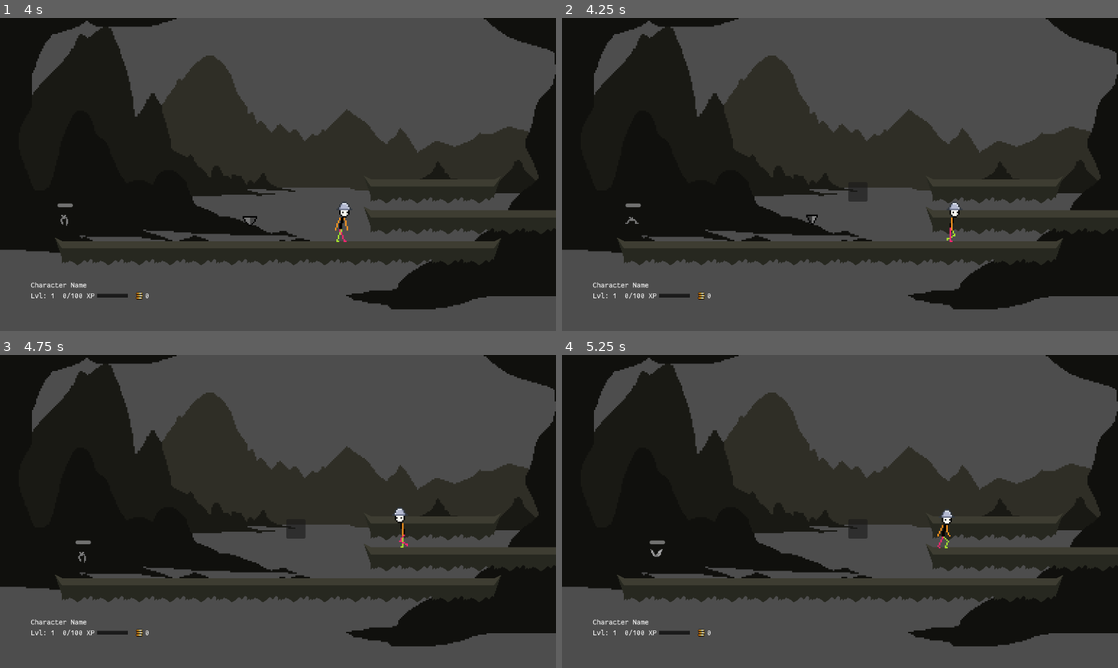
Above: before the commit, frames 1-4 (two rows, left to right).
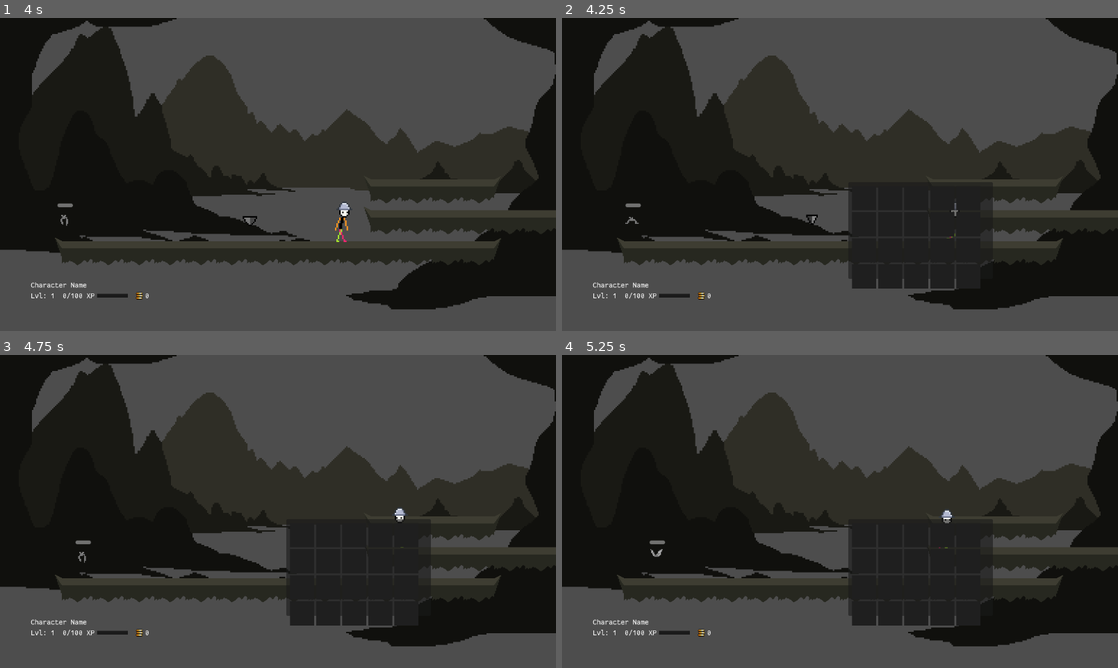
Above: after the commit, the same moments.

Repository: astrimbu/game-test
Game: Godot game, scene res://scenes/World.tscn
Same seed, same stepped clock (60 frames per second), same inputs: the game is played once before the commit and once after it.
Inputs (mouse positions are in pixels of both pictures, inside the frame that each line leads up to):
- Up to frame 1 (4 s): move the mouse to (400, 158) at 0.52 s; hold Space (shoot) 0.53-1.28 s; hold Right (ui_right) 0.53-2.03 s; click (400, 158) at 0.67 s; tap Up (ui_up) at 0.77, 1.52, 3.02, 3.77 s; move the mouse to (166, 190) at 1.27 s; tap Space (shoot) at 1.35, 2.85 s; move the mouse to (333, 105) at 2.02 s; hold Left (ui_left) 2.03-2.78 s; hold Space (shoot) 2.03-2.78 s; move the mouse to (250, 237) at 2.77 s; hold Right (ui_right) from 2.78 s (still down); click (250, 237) at 2.92 s; move the mouse to (444, 221) at 3.52 s; hold Space (shoot) from 3.53 s (still down)
- Up to frame 2 (4.25 s): keep holding Right (ui_right); keep holding Space (shoot); tap I (toggle_inventory) at 4.15 s
- Up to frame 3 (4.75 s): move the mouse to (289, 517) at 4.27 s; release Right (ui_right) at 4.28 s; release Space (shoot) at 4.28 s; hold Left (ui_left) from 4.28 s (still down); tap Space (shoot) at 4.35 s; click (289, 517) at 4.42 s; tap Up (ui_up) at 4.52 s
- Up to frame 4 (5.25 s): tap F12 (debug_reset, bound only after the commit) at 4.9 s; move the mouse to (851, 517) at 5.02 s; release Left (ui_left) at 5.03 s; hold Right (ui_right) from 5.03 s (still down); hold Space (shoot) from 5.03 s (still down); click (851, 517) at 5.17 s

Frame 1 is identical in both runs. In frame 2, 5.5% of the frame differs, in the area x 51-78%, y 53-87%; in frame 3, 5.5%; in frame 4, 5.6%, in the area x 51-78%, y 52-87%.

Commit message:
Add game state reset (F12), implement inventory

Diff:
--- a/project.godot
+++ b/project.godot
@@ -91,6 +91,11 @@
 "events": [Object(InputEventKey,"resource_local_to_scene":false,"resource_name":"","device":-1,"window_id":0,"alt_press …(192 unchanged characters)…
 ]
 }
+debug_reset={
+"deadzone": 0.5,
+"events": [Object(InputEventKey,"resource_local_to_scene":false,"resource_name":"","device":-1,"window_id":0,"alt_pressed":false,"shift_pressed":false,"ctrl_pressed":false,"meta_pressed":false,"pressed":false,"keycode":0,"physical_keycode":4194343,"key_label":0,"unicode":0,"location":0,"echo":false,"script":null)
+]
+}
 
 [layer_names]
 
--- a/scenes/ui/InventorySlotUI.tscn
+++ b/scenes/ui/InventorySlotUI.tscn
@@ -1,16 +1,30 @@
-[gd_scene load_steps=2 format=3 uid="uid://dsapphpw25k1h"]
+[gd_scene load_steps=3 format=3 uid="uid://dsapphpw25k1h"]
 
 [ext_resource type="Script" path="res://scripts/ui/inventory_slot_ui.gd" id="1_xpirq"]
 
+[sub_resource type="StyleBoxFlat" id="StyleBoxFlat_j6nj2"]
+bg_color = Color(0.122252, 0.122252, 0.122252, 1)
+
 [node name="InventorySlotUI" type="Panel"]
+custom_minimum_size = Vector2(50, 50)
+theme_override_styles/panel = SubResource("StyleBoxFlat_j6nj2")
 script = ExtResource("1_xpirq")
 
 [node name="ItemIcon" type="TextureRect" parent="."]
-layout_mode = 0
-offset_right = 40.0
-offset_bottom = 40.0
+layout_mode = 1
+anchors_preset = 15
+anchor_right = 1.0
+anchor_bottom = 1.0
+grow_horizontal = 2
+grow_vertical = 2
+expand_mode = 3
+stretch_mode = 5
 
 [node name="QuantityLabel" type="Label" parent="."]
 layout_mode = 0
-offset_right = 40.0
-offset_bottom = 18.0
+offset_left = 32.0
+offset_top = 32.0
+offset_right = 50.0
+offset_bottom = 50.0
+theme_override_colors/font_color = Color(1, 1, 1, 1)
+theme_override_colors/font_shadow_color = Color(0, 0, 0, 1)
--- a/scenes/ui/InventoryUI.tscn
+++ b/scenes/ui/InventoryUI.tscn
@@ -12,11 +12,15 @@
 
 [node name="Background" type="Panel" parent="."]
 layout_mode = 0
-offset_right = 40.0
-offset_bottom = 40.0
+offset_right = 300.0
+offset_bottom = 200.0
 
 [node name="Slots" type="GridContainer" parent="."]
 layout_mode = 0
-offset_right = 40.0
-offset_bottom = 40.0
+offset_left = 8.0
+offset_top = 8.0
+offset_right = 288.0
+offset_bottom = 188.0
+theme_override_constants/h_separation = 4
+theme_override_constants/v_separation = 4
 columns = 5
--- a/scenes/ui/UI.tscn
+++ b/scenes/ui/UI.tscn
@@ -22,3 +22,9 @@
 offset_bottom = 584.0
 
 [node name="InventoryUI" parent="." instance=ExtResource("2_vn64w")]
+layout_mode = 1
+anchors_preset = 15
+anchor_right = 1.0
+anchor_bottom = 1.0
+grow_horizontal = 2
+grow_vertical = 2
--- a/scripts/autoload/event_bus.gd
+++ b/scripts/autoload/event_bus.gd
@@ -27,7 +27,7 @@
 # Additional combat signals
 signal combat_started
 signal combat_ended
-signal player_hit  # For when the player takes damage
+signal player_hit
 signal player_died
 
 # New combat signals
@@ -55,6 +55,9 @@
 signal target_acquired(target: CharacterBody2D)
 signal target_lost
 
+# Dev tool signals
+signal game_state_reset
+
 # Helper functions to emit signals and handle side effects
 func publish_enemy_hit(enemy: CharacterBody2D) -> void:
 	enemy_hit.emit(enemy)
@@ -72,18 +75,13 @@
 	SaveManager.save_game()
 
 func publish_xp_gained(amount: int) -> void:
+	GameState.player_data.xp += amount
 	xp_gained.emit(amount)
-	# Update GameState
-	GameState.player_data.xp += amount
 	SaveManager.save_game()
 
 func publish_coins_gained(amount: int) -> void:
-	print("EventBus: Before coins update:", GameState.player_data.coins)
-	# Update GameState first
 	GameState.player_data.coins += amount
-	# Then emit the signal
 	coins_gained.emit(amount)
-	print("EventBus: After coins update:", GameState.player_data.coins)
 	SaveManager.save_game()
 
 func publish_player_hit(damage: int) -> void:
@@ -163,3 +161,47 @@
 
 func publish_item_collected(item_data: Dictionary) -> void:
 	item_collected.emit(item_data)
+
+func publish_inventory_item_collected(item: ItemData) -> void:
+	print("EventBus: Adding item to inventory:", item.name)
+	# Try to add to inventory
+	var remaining = GameState.player_data.add_item(item)
+	if remaining == 0:
+		# Item was fully added to inventory
+		print("EventBus: Item added successfully")
+		item_picked_up.emit(item)
+		# Make sure UI updates
+		if get_tree().root.has_node("UI"):
+			var ui = get_tree().root.get_node("UI")
+			ui.refresh_ui()
+		SaveManager.save_game()
+	else:
+		print("EventBus: Inventory full!")
+
+func reset_game_state() -> void:
+	print("EventBus: Resetting game state")
+
+	# Create fresh PlayerData
+	GameState.player_data = PlayerData.new()
+
+	# Delete save file
+	var dir = DirAccess.open("user://")
+	if dir and dir.file_exists("save.json"):
+		dir.remove("save.json")
+
+	# Force UI refresh
+	if get_tree().root.has_node("UI"):
+		var ui = get_tree().root.get_node("UI")
+		ui.refresh_ui()
+
+	# Emit signals to update all listeners
+	coins_gained.emit(0)  # Force ResourcesUI to update
+	xp_gained.emit(0)     # Force ResourcesUI to update
+	level_up.emit(1)      # Reset level display
+	game_state_reset.emit()
+
+	print("EventBus: Game state reset complete")
+
+func _input(event: InputEvent) -> void:
+	if OS.is_debug_build() and event.is_action_pressed("debug_reset"):
+		reset_game_state()
--- a/scripts/components/player_combat.gd
+++ b/scripts/components/player_combat.gd
@@ -80,7 +80,7 @@
 
 	# Add weapon damage if equipped
 	var weapon = GameState.player_data.equipment.get("weapon")
-	if weapon and weapon.stats.has("damage"):
+	if weapon and weapon is ItemData and weapon.stats.has("damage"):
 		base += weapon.stats.damage
 
 	return base
--- a/scripts/dropped_item.gd
+++ b/scripts/dropped_item.gd
@@ -10,6 +10,8 @@
 var drop_height: float = -50.0
 var drop_duration: float = 0.75
 var time_elapsed: float = 0.0
+
+var dropped_item_scene = preload("res://scenes/DroppedItem.tscn")
 
 func _ready():
 	# Set collision layer to Layer 5 (Items)
@@ -25,10 +27,15 @@
 	target_position = pos
 
 	# Set sprite based on item type
-	if item_data.type == "coin":
-		sprite.texture = preload("res://assets/coin.png")
-		sprite.hframes = 6  # Adjust this to match your spritesheet
-		animation_player.play("spin")
+	match item_data.type:
+		"coin":
+			sprite.texture = preload("res://assets/coin.png")
+			sprite.hframes = 6
+			animation_player.play("spin")
+		"inventory_item":
+			var item: ItemData = item_data.item
+			sprite.texture = item.icon
+			sprite.hframes = 1
 
 func _physics_process(delta):
 	time_elapsed += delta
@@ -44,7 +51,13 @@
 func collect():
 	print("Collecting item:", item_data)
 	EventBus.publish_item_collected(item_data)
-	if item_data.type == "coin":
-		print("Publishing coin gain:", item_data.value)
-		EventBus.publish_coins_gained(item_data.value)
+
+	match item_data.type:
+		"coin":
+			print("Publishing coin gain:", item_data.value)
+			EventBus.publish_coins_gained(item_data.value)
+		"inventory_item":
+			print("Publishing inventory item collection:", item_data.item.name)
+			EventBus.publish_inventory_item_collected(item_data.item)
+
 	queue_free()
--- a/scripts/enemies/base_enemy.gd
+++ b/scripts/enemies/base_enemy.gd
@@ -142,12 +142,28 @@
 func spawn_dropped_items() -> void:
 	# Spawn coin
 	if coin_value > 0:
-		var dropped_item = dropped_item_scene.instantiate()
-		get_parent().add_child(dropped_item)
-		dropped_item.initialize({
+		spawn_world_item({
 			"type": "coin",
 			"value": coin_value
-		}, global_position)
+		})
+
+	# Random chance to drop an inventory item
+	if randf() < 1:
+		var item = get_random_drop()
+		if item:
+			spawn_world_item({
+				"type": "inventory_item",
+				"item": item
+			})
+
+func spawn_world_item(item_data: Dictionary) -> void:
+	var dropped_item = dropped_item_scene.instantiate()
+	get_parent().add_child(dropped_item)
+	dropped_item.initialize(item_data, global_position)
+
+func get_random_drop() -> ItemData:
+	# For now, just return the wooden sword
+	return preload("res://scripts/resources/wooden_sword.tres")
 
 func _on_item_collected(item_data: Dictionary):
 	if item_data.type == "coin":
--- a/scripts/player_resources.gd
+++ b/scripts/player_resources.gd
@@ -6,7 +6,7 @@
 	# Connect to EventBus signals
 	EventBus.xp_gained.connect(_on_xp_gained)
 
-func _on_xp_gained() -> void:
+func _on_xp_gained(_amount: int) -> void:
 	check_level_up()
 
 func check_level_up() -> void:
--- a/scripts/resources/inventory_slot.gd
+++ b/scripts/resources/inventory_slot.gd
@@ -7,15 +7,15 @@
 func can_add_item(new_item: ItemData, amount_to_add: int) -> bool:
 	if item == null:
 		return true
-	return item == new_item and amount + amount_to_add <= item.max_stack_size
+	return item == new_item and amount + amount_to_add <= new_item.max_stack
 
 func add_item(new_item: ItemData, amount_to_add: int) -> int:
 	if item == null:
 		item = new_item
-		amount = min(amount_to_add, new_item.max_stack_size)
+		amount = min(amount_to_add, new_item.max_stack)
 		return amount_to_add - amount
 	elif item == new_item:
-		var space_left = item.max_stack_size - amount
+		var space_left = item.max_stack - amount
 		var amount_added = min(amount_to_add, space_left)
 		amount += amount_added
 		return amount_to_add - amount_added
--- a/scripts/resources/player_data.gd
+++ b/scripts/resources/player_data.gd
@@ -18,15 +18,17 @@
 		inventory.append(InventorySlot.new())
 
 func add_item(item: ItemData, amount: int = 1) -> int:
-	# First try to stack with existing items
 	var remaining = amount
-	for slot in inventory:
-		if remaining <= 0:
-			break
-		if slot.can_add_item(item, remaining):
-			remaining = slot.add_item(item, remaining)
 
-	# Then try empty slots
+	# First try to stack with existing items (if stackable)
+	if item.stackable:
+		for slot in inventory:
+			if remaining <= 0:
+				break
+			if slot.can_add_item(item, remaining):
+				remaining = slot.add_item(item, remaining)
+
+	# Then try empty slots for remaining items
 	if remaining > 0:
 		for slot in inventory:
 			if remaining <= 0:
@@ -46,22 +48,49 @@
 		return null
 
 	var previous_item = equipment.get(item.equip_slot)
+	# Make sure we're returning a proper ItemData resource
+	if previous_item is String:
+		# If it's a path string, load the resource
+		previous_item = load(previous_item) as ItemData
+	elif not previous_item is ItemData:
+		# If it's not a valid item, return null
+		previous_item = null
+
 	equipment[item.equip_slot] = item
 	return previous_item
 
 func unequip_item(slot: String) -> ItemData:
 	var previous_item = equipment.get(slot)
+	# Make sure we're returning a proper ItemData resource
+	if previous_item is String:
+		previous_item = load(previous_item) as ItemData
+	elif not previous_item is ItemData:
+		previous_item = null
+
 	equipment.erase(slot)
-	return previous_item  # Return the item that was unequipped, or null if nothing was equipped
+	return previous_item
 
 # Save/load methods
 func to_dict() -> Dictionary:
+	var inventory_data = []
+	for slot in inventory:
+		if slot.item:
+			inventory_data.append(slot.to_dict())
+		else:
+			inventory_data.append(null)
+
+	var equipment_data = {}
+	for slot_name in equipment:
+		var item = equipment[slot_name]
+		if item is ItemData:
+			equipment_data[slot_name] = item.resource_path
+
 	return {
 		"level": level,
 		"xp": xp,
 		"coins": coins,
-		"inventory": inventory,
-		"equipment": equipment,
+		"inventory": inventory_data,
+		"equipment": equipment_data,
 	}
 
 func from_dict(data: Dictionary) -> void:
--- a/scripts/ui/inventory_slot_ui.gd
+++ b/scripts/ui/inventory_slot_ui.gd
@@ -9,17 +9,21 @@
 
 func update_slot(new_slot: InventorySlot) -> void:
 	slot_data = new_slot
+	print("InventorySlotUI ", slot_index, " updating:")
 
 	if slot_data and slot_data.item:
+		print("- Has item:", slot_data.item.name)
+		print("- Icon texture:", slot_data.item.icon)
 		item_icon.texture = slot_data.item.icon
 		item_icon.visible = true
 
 		if slot_data.item.stackable:
-			quantity_label.text = str(slot_data.quantity)
+			quantity_label.text = str(slot_data.amount)
 			quantity_label.visible = true
 		else:
 			quantity_label.visible = false
 	else:
+		print("- Empty slot")
 		item_icon.texture = null
 		item_icon.visible = false
 		quantity_label.visible = false
@@ -34,11 +38,15 @@
 
 func _on_left_click() -> void:
 	if slot_data and slot_data.item:
+		print("Clicked on slot with item:", slot_data.item.name)
 		if slot_data.item.type == ItemData.ItemType.EQUIPMENT:
+			print("Attempting to equip item")
 			var previous_item = GameState.player_data.equip_item(slot_data.item)
 			if previous_item:
+				print("Swapped with previously equipped item:", previous_item.name)
 				slot_data.item = previous_item
 			else:
+				print("No previous item, removing from slot")
 				slot_data.remove_items(1)
 			update_slot(slot_data)
 
--- a/scripts/ui/inventory_ui.gd
+++ b/scripts/ui/inventory_ui.gd
@@ -14,6 +14,10 @@
 		slot.slot_index = i
 		slots.append(slot)
 
+	# Connect to EventBus signals
+	EventBus.item_picked_up.connect(_on_item_picked_up)
+	EventBus.game_state_reset.connect(_on_game_state_reset)
+
 	# Update all slots
 	update_inventory()
 
@@ -24,6 +28,21 @@
 	if event.is_action_pressed("toggle_inventory"):
 		visible = !visible
 
+func _on_item_picked_up(_item: ItemData) -> void:
+	update_inventory()
+
+func _on_game_state_reset() -> void:
+	print("InventoryUI: Handling game state reset")
+	update_inventory()
+
 func update_inventory() -> void:
+	print("\nInventory Contents:")
+	for i in range(GameState.player_data.inventory.size()):
+		var slot = GameState.player_data.inventory[i]
+		if slot.item:
+			print("Slot ", i, ": ", slot.item.name, " (", slot.amount, ")")
+		else:
+			print("Slot ", i, ": empty")
+
 	for i in range(slots.size()):
 		slots[i].update_slot(GameState.player_data.inventory[i])
